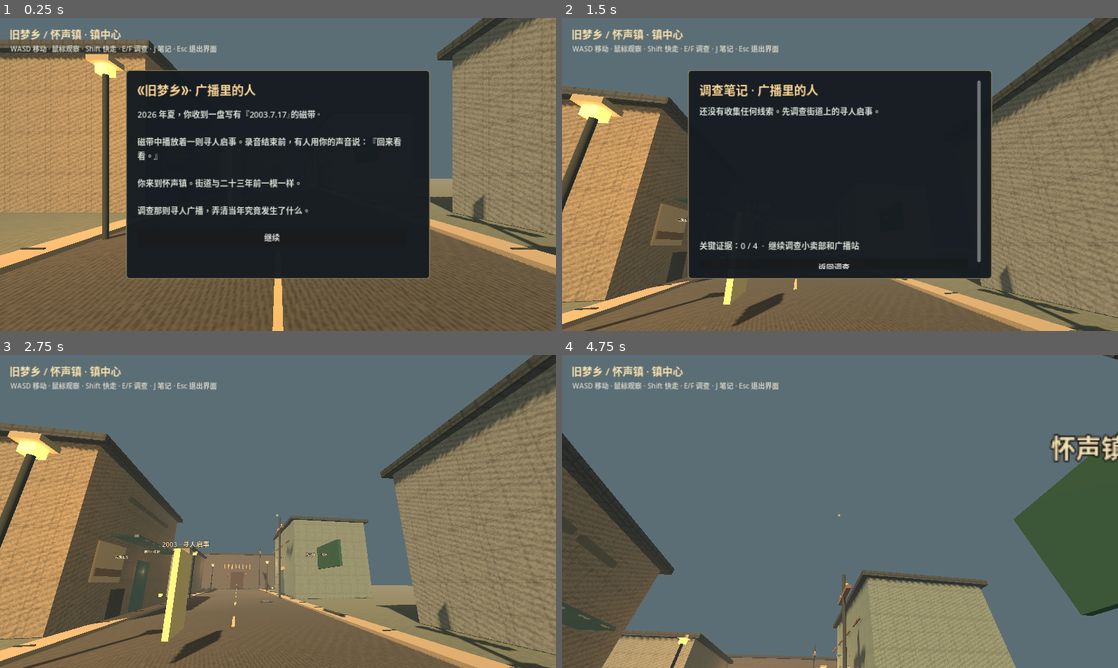
Above: before the commit, frames 1-4 (two rows, left to right).
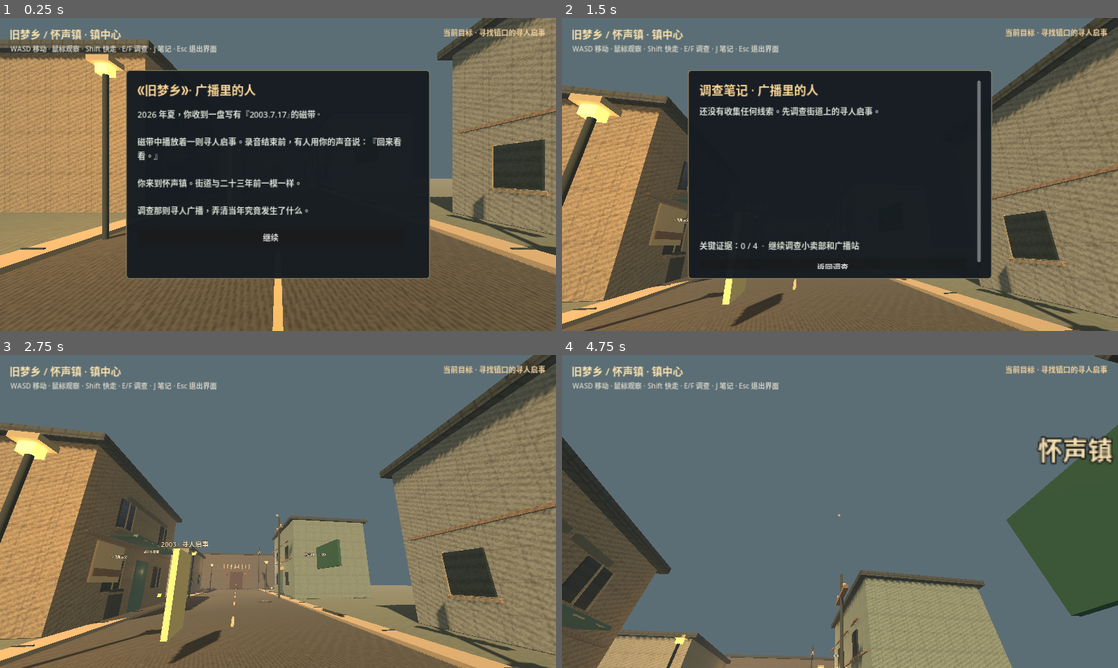
Above: after the commit, the same moments.

Repository: AureliusWu/Game2
Game: Godot game, scene res://scenes/main.tscn
Same seed, same stepped clock (60 frames per second), same inputs: the game is played once before the commit and once after it.
Inputs (mouse positions are in pixels of both pictures, inside the frame that each line leads up to):
- Up to frame 1 (0.25 s): no input
- Up to frame 2 (1.5 s): click "继续" at 0.5 s; tap Enter at 1.25 s; move the mouse to (867, 174) at 1.27 s; hold W from 1.28 s (still down); tap J at 1.35 s
- Up to frame 3 (2.75 s): release W at 2 s; click "返回调查" at 2 s
- Up to frame 4 (4.75 s): tap Space at 2.75 s; move the mouse to (812, 511) at 2.77 s; hold W from 2.78 s (still down); tap E at 2.85 s; move the mouse to (851, 505) at 3.52 s; tap F at 3.6 s; move the mouse to (834, 517) at 4.27 s; tap Shift at 4.35 s

The runs differ from the first frame. In frame 1, 2.0% of the frame differs, in the area x 47-100%, y 3-72%; in frame 2, 4.0%; in frame 3, 5.4%; in frame 4, 5.8%, in the area x 0-100%, y 0-100%.

Commit message:
feat: Game2 v0.4 investigate through gaze and enrich dreamcore case (#4)
* feat: use centered line-of-sight and physics occlusion for clue interaction

* feat: modular street-facing windows, sills and weathered facade bands

* feat: improve gaze interaction, objective hints, scalable UI, continuing interviews and town anomaly

* feat: make millennium-era public phone a narrative hotspot

* feat: time-gated public telephone clue after 21:47 tape

* test: verify aimed interactions, post-tape town echo, gated phone and unchanged deductions

* docs: v0.4 playable-slice interaction and narrative QA plan

* docs: update README with v0.4 interaction and narrative improvements

* fix: close town echo evidence record before phone entry

Diff:
--- a/scripts/game.gd
+++ b/scripts/game.gd
@@ -3,6 +3,7 @@
 const WorldBuilder = preload("res://scripts/world.gd")
 const Ambience = preload("res://scripts/ambience.gd")
 const Interviews = preload("res://scripts/interviews.gd")
+const Interaction = preload("res://scripts/interaction.gd")
 const EVIDENCE := {
     "poster": {
         "name": "寻人启事",
@@ -43,6 +44,14 @@
     "radio_testimony": {
         "name": "陈站长的证词",
         "text": "21:47 听到的是广播站内线监听设备的声音，当时没有对全镇播放。22:16 才正式播报寻人启事；这两个时间对应不同事件。"
+    },
+    "town_echo": {
+        "name": "镇中心的回声",
+        "text": "从广播站回到街上时，原本空荡的巷口响起三次敲门声。广播喇叭没有接电，却传来一句：『怀声镇的乡亲，请不要回答。』声音与录音内的异常节奏一致。"
+    },
+    "phone_whisper": {
+        "name": "无人的公用电话",
+        "text": "广播站的录音之后，公用电话竟然自己响了三声。听筒里没有语言，只有与林小禾录音同样的断续节拍。电话线已被剪断，柜体上仍贴着『九月起撤机』的旧告示。"
     }
 }
 const REQUIRED := ["poster", "ledger", "log", "tape"]
@@ -61,6 +70,7 @@
 var hud: Control
 var title_label: Label
 var help_label: Label
+var objective_label: Label
 var prompt_label: Label
 var crosshair: Label
 var modal: PanelContainer
@@ -76,6 +86,7 @@
     add_child(ambience)
     _create_ui()
     _go_to("street", true)
+    get_viewport().size_changed.connect(_layout_modal)
     if finished:
         _message("《旧梦乡》· 广播里的人",
             "你已经揭开了这起案件的第一层矛盾。\n\n档案与线索仍然保留。按 J 可以重新阅读调查笔记。")
@@ -123,6 +134,18 @@
     help_label.add_theme_font_size_override("font_size", 16)
     help_label.add_theme_color_override("font_color", Color(0.82, 0.82, 0.77))
     hud.add_child(help_label)
+    objective_label = Label.new()
+    objective_label.anchor_left = 1.0
+    objective_label.anchor_right = 1.0
+    objective_label.offset_left = -380.0
+    objective_label.offset_right = -25.0
+    objective_label.offset_top = 20.0
+    objective_label.offset_bottom = 84.0
+    objective_label.horizontal_alignment = HORIZONTAL_ALIGNMENT_RIGHT
+    objective_label.autowrap_mode = TextServer.AUTOWRAP_WORD_SMART
+    objective_label.add_theme_font_size_override("font_size", 17)
+    objective_label.add_theme_color_override("font_color", Color(0.96, 0.82, 0.60))
+    hud.add_child(objective_label)
     crosshair = Label.new()
     crosshair.text = "·"
     crosshair.set_anchors_preset(Control.PRESET_CENTER)
@@ -157,6 +180,18 @@
     modal.add_theme_stylebox_override("panel", style)
     modal.visible = false
     layer.add_child(modal)
+    _layout_modal()
+
+func _layout_modal() -> void:
+    if modal == null:
+        return
+    var view: Vector2 = get_viewport().get_visible_rect().size
+    var half_width: float = minf(350.0, maxf(160.0, (view.x - 36.0) * 0.5))
+    var half_height: float = minf(240.0, maxf(130.0, (view.y - 36.0) * 0.5))
+    modal.offset_left = -half_width
+    modal.offset_right = half_width
+    modal.offset_top = -half_height
+    modal.offset_bottom = half_height
 
 func _begin_modal(heading: String) -> VBoxContainer:
     for old in modal.get_children():
@@ -173,7 +208,7 @@
     scroller.horizontal_scroll_mode = ScrollContainer.SCROLL_MODE_DISABLED
     scroller.size_flags_vertical = Control.SIZE_EXPAND_FILL
     margin.add_child(scroller)
-    stack.custom_minimum_size = Vector2(620, 0)
+    stack.custom_minimum_size = Vector2(maxf(240.0, modal.offset_right - modal.offset_left - 85.0), 0)
     scroller.add_child(stack)
     var title := Label.new()
     title.text = heading
@@ -238,6 +273,13 @@
     player.rotation.y = 0
     eye.rotation.x = 0
     _update_location_label()
+    _update_objective()
+    # The first return to town after hearing the private recording is a quiet, one-shot anomaly.
+    if not initial and zone == "street" and collected.has("tape") and not collected.has("town_echo"):
+        collected["town_echo"] = true
+        _save()
+        ambience.play_radio_anomaly()
+        _message("异常记录 · 失声的广播", str(EVIDENCE["town_echo"]["text"]))
 
 func _set_mood(unstable: bool) -> void:
     var atmosphere := get_node_or_null("WorldEnvironment") as WorldEnvironment
@@ -249,6 +291,25 @@
     if sunlight != null:
         sunlight.light_energy = 0.49 if unstable else 0.9
 
+func _update_objective() -> void:
+    if objective_label == null:
+        return
+    if finished:
+        objective_label.text = "第一案已结 · 按 J 回看笔记"
+        return
+    if _ready_to_deduce():
+        objective_label.text = "线索已齐 · 按 J 整理时间线并推理"
+        return
+    var count: int = _required_found()
+    if not collected.has("poster"):
+        objective_label.text = "当前目标 · 寻找镇口的寻人启事"
+    elif not collected.has("ledger"):
+        objective_label.text = "当前目标 · 查看小卖部账本"
+    elif not collected.has("log") or not collected.has("tape"):
+        objective_label.text = "当前目标 · 调查旧广播站"
+    else:
+        objective_label.text = "关键线索 " + str(count) + " / 4"
+
 func _update_location_label() -> void:
     var names := {"street": "怀声镇 · 镇中心", "shop": "吉祥小卖部", "radio": "旧广播站", "shrine": "怀声祠"}
     title_label.text = "旧梦乡 / " + names.get(current_zone, current_zone)
@@ -260,25 +321,14 @@
         prompt_label.text = ""
         focus_id = ""
         return
-    var best_score: float = -99.0
     focus_id = ""
-    var chosen_name: String = ""
-    var view: Vector3 = -eye.global_transform.basis.z
-    for entry in world.hotspots:
-        var target: Vector3 = entry["position"]
-        var diff: Vector3 = target - eye.global_position
-        var distance: float = diff.length()
-        if distance > 3.2 or distance < 0.01:
-            continue
-        var alignment: float = view.dot(diff.normalized())
-        if alignment < 0.35:
-            continue
-        var score: float = alignment * 3.0 - distance * 0.32
-        if score > best_score:
-            best_score = score
-            focus_id = entry["id"]
-            chosen_name = entry["name"]
-    prompt_label.text = ("[ E ]  " + chosen_name) if focus_id != "" else ""
+    prompt_label.text = ""
+    if Input.mouse_mode != Input.MOUSE_MODE_CAPTURED:
+        return
+    var selected: Dictionary = Interaction.choose(eye, world.hotspots, get_world_3d().direct_space_state)
+    if not selected.is_empty():
+        focus_id = str(selected["id"])
+        prompt_label.text = "[ E ]  " + str(selected["name"])
 
 func _input(event: InputEvent) -> void:
     if event is InputEventKey and event.pressed and not event.echo:
@@ -307,7 +357,18 @@
         "enter_shrine": _go_to("shrine")
         "exit": _go_to("street")
         "npc_shop", "npc_radio": _interview(id)
+        "public_phone": _inspect_phone()
         _: _investigate(id)
+
+func _inspect_phone() -> void:
+    if not collected.has("tape"):
+        _message("镇中心 · 公用电话", "电话听筒冰凉，没有拨号音。机身上写着：『九月起撤机』。")
+        return
+    if not collected.has("phone_whisper"):
+        collected["phone_whisper"] = true
+        _save()
+        ambience.play_radio_anomaly()
+    _message("异常记录 · 没有接线的电话", str(EVIDENCE["phone_whisper"]["text"]))
 
 func _interview(person: String) -> void:
     if not Interviews.PEOPLE.has(person):
@@ -332,7 +393,10 @@
             collected[clue] = true
             _save()
         var suffix: String = "\n\n（新证词已收入调查笔记）" if clue != "" else ""
-        _message(str(witness["name"]), str(topic["text"]) + suffix)
+        var stack := _begin_modal(str(witness["name"]))
+        _add_text(stack, str(topic["text"]) + suffix, 240.0)
+        _add_button(stack, "继续问话", Callable(self, "_interview").bind(person))
+        _add_button(stack, "结束问话", Callable(self, "_close_modal"))
         return
 
 func _investigate(id: String) -> void:
@@ -342,6 +406,7 @@
     collected[id] = true
     if first_time:
         _save()
+    _update_objective()
     if first_time and id == "tape":
         world.haunted = true
         world.build_zone(current_zone)
@@ -413,6 +478,7 @@
     ambience.play_last_call()
     _save()
     _update_location_label()
+    _update_objective()
     var witness_note: String = ""
     if collected.has("shop_testimony") and collected.has("radio_testimony"):
         witness_note = "\n\n你还确认了两条容易被误读的证词：账本只能证明有人叫了小禾的名字，内线录音不等于全镇广播。"
--- /dev/null
+++ b/scripts/interaction.gd
@@ -0,0 +1,39 @@
+extends RefCounted
+## Camera-centered interaction with range, alignment, and solid-world occlusion.
+## Unlike a pure distance/cone search, this cannot inspect behind opaque walls.
+
+const MAX_DISTANCE: float = 3.3
+const MIN_ALIGNMENT: float = 0.88
+
+static func choose(
+    camera: Camera3D,
+    hotspots: Array[Dictionary],
+    space: PhysicsDirectSpaceState3D
+) -> Dictionary:
+    if camera == null or space == null:
+        return {}
+    var origin: Vector3 = camera.global_position
+    var forward: Vector3 = -camera.global_transform.basis.z
+    var best: Dictionary = {}
+    var best_score: float = -1000.0
+    for entry in hotspots:
+        var target: Vector3 = entry["position"]
+        var delta: Vector3 = target - origin
+        var distance: float = delta.length()
+        if distance < 0.01 or distance > MAX_DISTANCE:
+            continue
+        var alignment: float = forward.dot(delta / distance)
+        if alignment < MIN_ALIGNMENT:
+            continue
+        var query := PhysicsRayQueryParameters3D.create(origin, target, 1)
+        query.collide_with_areas = false
+        var hit: Dictionary = space.intersect_ray(query)
+        if not hit.is_empty():
+            var hit_distance: float = origin.distance_to(hit["position"])
+            if hit_distance < distance - 0.12:
+                continue
+        var score: float = alignment * 6.0 - distance * 0.40
+        if score > best_score:
+            best_score = score
+            best = entry
+    return best
--- a/scripts/world.gd
+++ b/scripts/world.gd
@@ -97,10 +97,31 @@
 func _building(pos: Vector3, size: Vector3, wall: Color, roof: Color) -> void:
     _box(pos, size, wall, true, false, "plaster")
     _box(pos + Vector3(0, size.y * 0.5 + 0.15, 0), Vector3(size.x + 0.7, 0.30, size.z + 0.7), roof, false, false, "tile")
-    for i in range(2):
-        var offset: float = -size.z * 0.24 + float(i) * size.z * 0.48
-        _box(pos + Vector3(0, 0.8, offset), Vector3(0.035, 1.15, 1.25), Color(0.22, 0.33, 0.34))
-        _box(pos + Vector3(0.04, 0.8, offset), Vector3(0.05, 0.06, 1.30), Color(0.67, 0.65, 0.53))
+    # Modular street-facing windows. Old code placed these inside building solids.
+    var near_street_x: float = pos.x + (size.x * 0.5 + 0.07) * (1.0 if pos.x < 0.0 else -1.0)
+    var levels: int = maxi(1, int(size.y / 3.1))
+    for floor_index in range(levels):
+        var y: float = 1.75 + float(floor_index) * 2.65
+        if y + 0.8 > size.y:
+            continue
+        for i in range(2):
+            var offset: float = -size.z * 0.24 + float(i) * size.z * 0.48
+            var z: float = pos.z + offset
+            _box(Vector3(near_street_x, y, z), Vector3(0.08, 1.3, 1.25),
+                Color(0.23, 0.31, 0.33), false, false, "metal")
+            _box(Vector3(near_street_x + 0.02, y, z), Vector3(0.10, 1.36, 0.075),
+                Color(0.69, 0.64, 0.50), false, false, "wood")
+            _box(Vector3(near_street_x + 0.02, y, z - 0.64), Vector3(0.10, 1.36, 0.075),
+                Color(0.69, 0.64, 0.50), false, false, "wood")
+            _box(Vector3(near_street_x + 0.09, y - 0.73, z),
+                Vector3(0.32, 0.10, 1.50), Color(0.55, 0.51, 0.42), false, false, "concrete")
+            if floor_index > 0:
+                _box(Vector3(near_street_x + 0.12, y - 0.85, z),
+                    Vector3(0.25, 0.12, 1.85), Color(0.50, 0.46, 0.38), false, false, "concrete")
+    # A few restrained facade bands break up single-block silhouettes.
+    if absf(pos.x) > 1.0:
+        _box(Vector3(near_street_x, size.y * 0.5, pos.z),
+            Vector3(0.12, 0.10, size.z * 0.92), Color(0.55, 0.48, 0.40), false, false, "concrete")
 
 func _lamp_post(pos: Vector3) -> void:
     _cylinder(pos + Vector3(0, 2.05, 0), 0.065, 4.1, Color(0.22, 0.25, 0.23))
@@ -135,6 +156,7 @@
         _lamp_post(Vector3(-4.0, 0.0, z))
     _lamp_post(Vector3(4.0, 0.0, -13))
     _spot("poster", "查看寻人启事", Vector3(-1.3, 1.3, 12.0))
+    _spot("public_phone", "查看公用电话", Vector3(4.1, 1.45, 16.0))
     _spot("enter_shop", "进入小卖部", Vector3(-4.0, 1.2, 4.0))
     _spot("enter_radio", "进入广播站", Vector3(4.0, 1.2, -8.0))
     _spot("enter_shrine", "进入祠堂", Vector3(0, 1.2, -26.6))
--- a/tests/case01.gd
+++ b/tests/case01.gd
@@ -1,4 +1,5 @@
 extends SceneTree
+const Interaction = preload("res://scripts/interaction.gd")
 ## Deterministic headless checks for the shipped case logic. Not a replacement for desktop play QA.
 
 func _initialize() -> void:
@@ -17,7 +18,7 @@
 
 func _check(game: Node) -> void:
     var expected: Dictionary = {
-        "street": ["poster", "enter_shop", "enter_radio", "enter_shrine"],
+        "street": ["poster", "public_phone", "enter_shop", "enter_radio", "enter_shrine"],
         "shop": ["ledger", "calendar", "npc_shop", "exit"],
         "radio": ["log", "tape", "broadcast_notice", "npc_radio", "exit"],
         "shrine": ["ritual", "tablet", "exit"]
@@ -43,10 +44,42 @@
     if sound == null or sound.data.size() == 0:
         _fail("Generated ambient waveform empty")
         return
+    # Public phone should remain mundane until the tape unlocks the anomaly.
+    game.set("collected", {})
+    game.set("finished", false)
+    game.call("_go_to", "street")
+    game.call("_inspect_phone")
+    if (game.get("collected") as Dictionary).has("phone_whisper"):
+        _fail("Phone revealed late clue before tape")
+        return
+    # Centered aiming selects the intended object; looking away rejects it.
+    var camera: Camera3D = game.get_node("Player/Camera3D") as Camera3D
+    var actor: CharacterBody3D = game.get_node("Player") as CharacterBody3D
+    actor.global_position = Vector3(-1.3, 1.01, 14.15)
+    camera.look_at(Vector3(-1.3, 1.3, 12), Vector3.UP)
+    var aimed: Dictionary = Interaction.choose(camera, world.get("hotspots"),
+        game.get_world_3d().direct_space_state)
+    if str(aimed.get("id", "")) != "poster":
+        _fail("Center-gaze interaction did not select poster")
+        return
+    camera.rotation.y += PI
+    var away: Dictionary = Interaction.choose(camera, world.get("hotspots"),
+        game.get_world_3d().direct_space_state)
+    if not away.is_empty():
+        _fail("Interaction still focused on unseen marker")
+        return
     game.call("_go_to", "radio")
     game.call("_investigate", "tape")
     if not world.get("haunted"):
         _fail("First listening to tape must trigger visual anomaly")
+        return
+    game.call("_go_to", "street")
+    if not (game.get("collected") as Dictionary).has("town_echo"):
+        _fail("First return after tape should record a town echo")
+        return
+    game.call("_inspect_phone")
+    if not (game.get("collected") as Dictionary).has("phone_whisper"):
+        _fail("Post-tape phone should record extra clue")
         return
     # Optional witness statements are persisted and do not bypass the four required clues.
     game.set("collected", {})
@@ -91,5 +124,5 @@
     if not FileAccess.file_exists("user://case01-save.json"):
         _fail("Completion did not save")
         return
-    print("CASE01_OK: zones, material architecture, witness dialogues, testimony save, anomaly, deduction")
+    print("CASE01_OK: areas, gaze, post-tape events, interview notes, deduction, save")
     quit(0)
Not shown, added: docs/ITERATION-04.md
